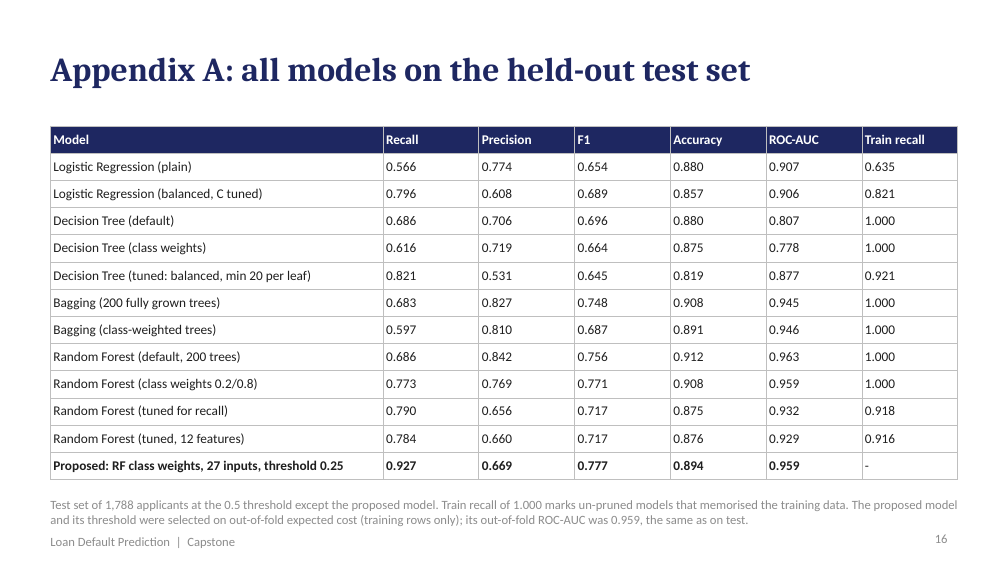
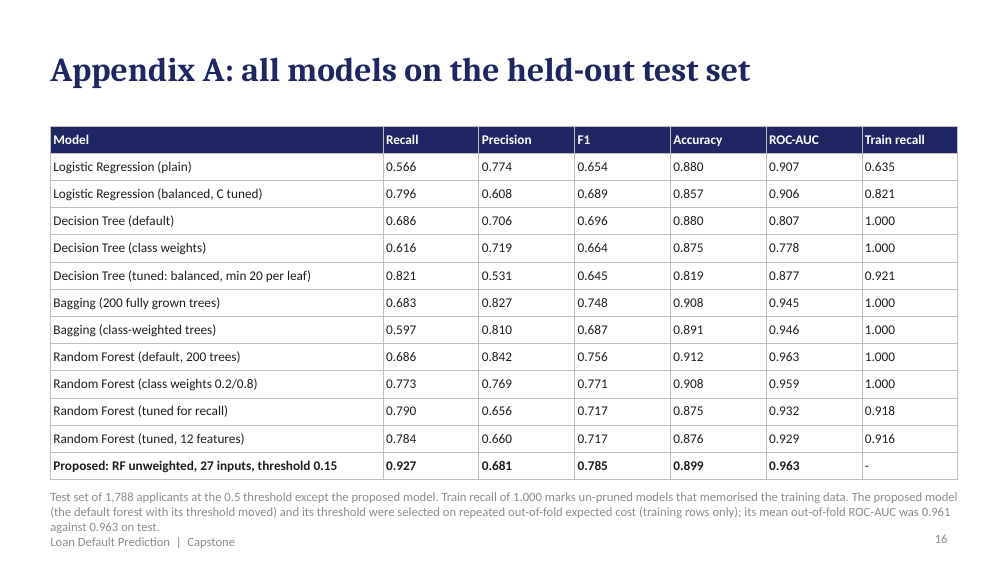
Before and after one commit to shubham1891/Personal-code, a slide deck: slide 16 of presentation/Loan_Default_Prediction_Presentation.pptx. Drawn at 1008x567 pixels with LibreOffice and Linux fonts; fonts in the diff are those of the drawing. Boxes give left, top, right and bottom in pixels: in the first picture for what was removed or moved away, otherwise in the second. Text is boxed around its words. In the diff, an @@ line names an element or a change of style, - is before the commit and + after.

```diff
--- a/presentation/Loan_Default_Prediction_Presentation.pptx
+++ b/presentation/Loan_Default_Prediction_Presentation.pptx
@@ table at bbox=[50, 126, 958, 477] @@
-row 13: Proposed: RF class weights, 27 inputs, threshold 0.25 | 0.927 | 0.669 | 0.777 | 0.894 | 0.959 | -
+row 13: Proposed: RF unweighted, 27 inputs, threshold 0.15 | 0.927 | 0.681 | 0.785 | 0.899 | 0.963 | -
@@ text at bbox=[50, 492, 957, 533]: text changed @@
-Test set of 1,788 applicants at the 0.5 threshold except the proposed model. Train recall of 1.000 marks un-pruned models that memorised the training data. The proposed model and its threshold were selected on out-of-fold expected cost (training rows only); its out-of-fold ROC-AUC was 0.959, the same as on test.
+Test set of 1,788 applicants at the 0.5 threshold except the proposed model. Train recall of 1.000 marks un-pruned models that memorised the training data. The proposed model (the default forest with its threshold moved) and its threshold were selected on repeated out-of-fold expected cost (training rows only); its mean out-of-fold ROC-AUC was 0.961 against 0.963 on test.
```
Also in this commit, not shown: 9 other slides changed, 18 other files.
